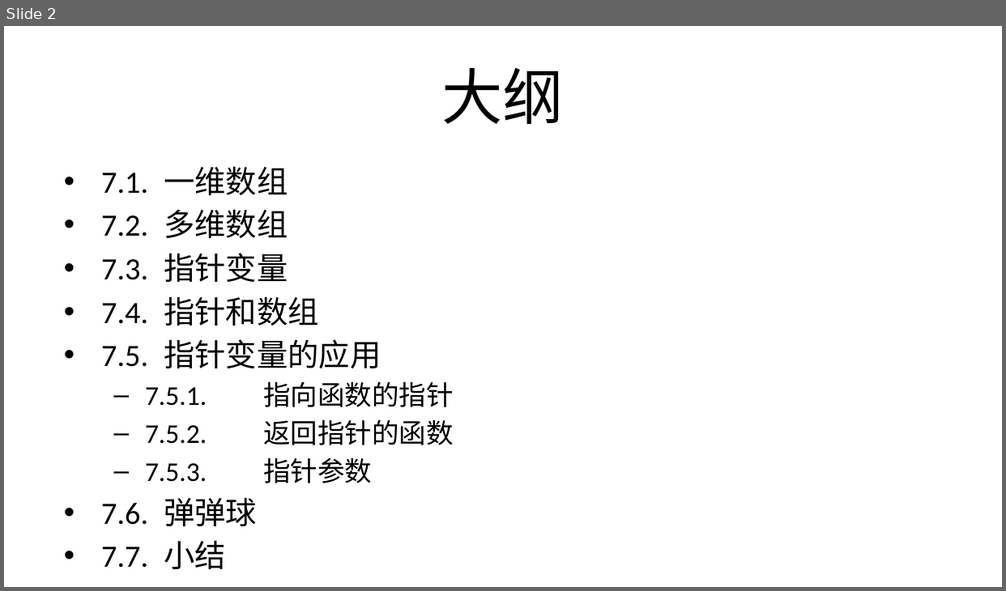
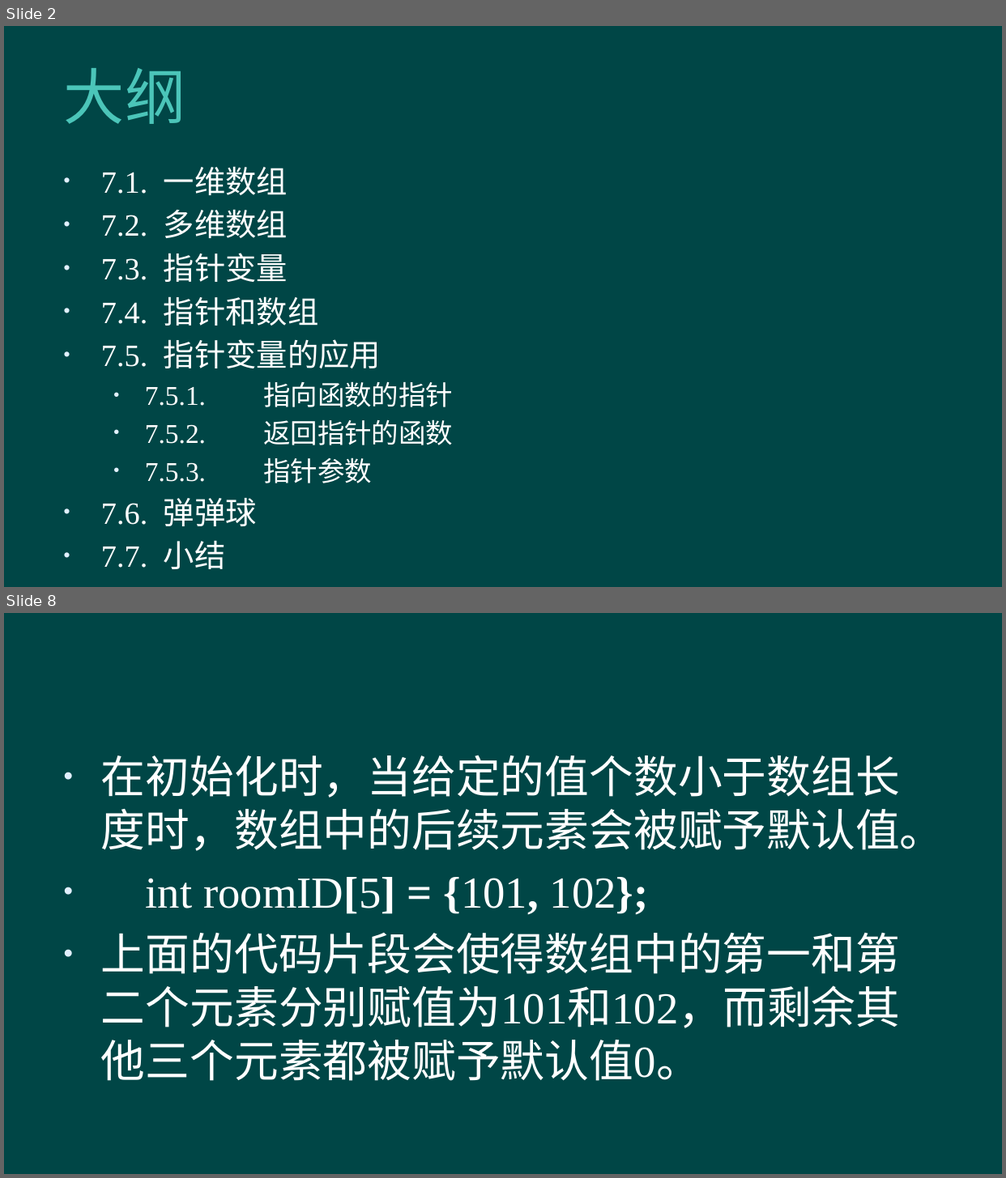
Before and after one commit to hanhonglei/Course_BasicGameProgramming, a slide deck: 第7章 数组及指针/第7章 数组及指针.pptx. Shown one above the other, each under a label of ours: slide 2 before the commit, slides 2 and 8 after it; the slides between them are not shown. The pictures are 1006x591 and 1006x1178 pixels, drawn with LibreOffice and Linux fonts; fonts in the diff are those of the drawing; background and template pictures are left out. Boxes give left, top, right and bottom in pixels: in the first picture for what was removed or moved away, otherwise in the second. Text is boxed around its words. In the diff, an @@ line names an element or a change of style, - is before the commit and + after.

```diff
--- a/第7章 数组及指针/第7章 数组及指针.pptx
+++ b/第7章 数组及指针/第7章 数组及指针.pptx
@@ slide 8 added at [4,613,1002,1174], background #004646 @@
@@ text added at [101,756,944,1081], 32 pt, text #FFFFFF @@
+• 在初始化时，当给定的值个数小于数组长度时，数组中的后续元素会被赋予默认值。
+• int roomID[5] = {101, 102};
+• 上面的代码片段会使得数组中的第一和第二个元素分别赋值为101和102，而剩余其他三个元素都被赋予默认值0。
@@ slide 2 changed as well @@
@@ background #FFFFFF to #004646 @@
@@ title "大纲" at [64,68,186,124]: font Calibri to Roboto, text colour #000000 to #4BC5B9, letter spacing 0 to 0.5 pt; alignment centre to left @@
@@ text "7.1. 一维数组" at [101,166,453,484]: font Calibri to Times New Roman, text colour #000000 to #FFFFFF; bullet – to • @@
```
Also in this commit, not shown: 1 other slide changed, 61 other slides added, 1 other file.
